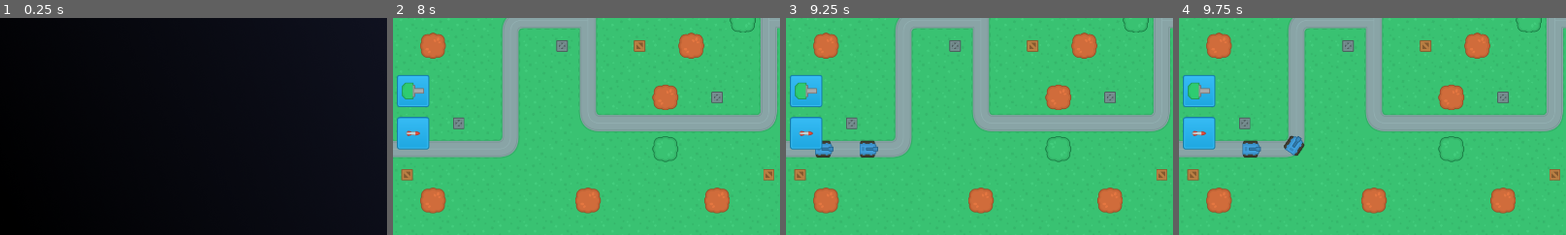
Above: before the commit, frames 1-4 (left to right).
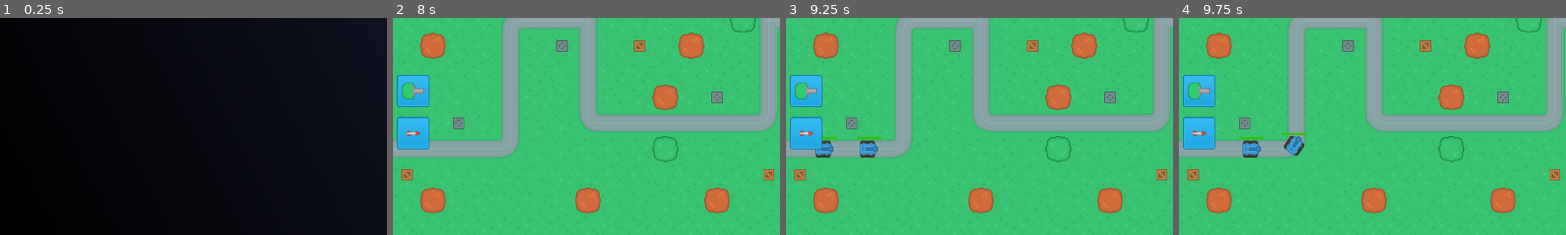
Above: after the commit, the same moments.

Repository: Adrian2422/tower-defence
Game: Godot game, scene res://scene_handler.tscn
The game is run twice, just before and just after one commit, with the same random seed, the same clock (stepped at 60 frames per second) and the same inputs.
Inputs (mouse positions are % of the whole screen's width and height, from its top left):
- Up to frame 1 (0.25 s): no input
- Up to frame 2 (8 s): click "New game" at 0.5 s; click (3, 67) at 1.25 s; click (3, 76) at 2 s; click (97, 95) at 2.75 s; click (3, 67) at 3.5 s; click (3, 76) at 4.25 s; click (97, 95) at 5 s; click (3, 67) at 5.75 s; click (3, 76) at 6.5 s; click (97, 95) at 7.25 s
- Up to frame 3 (9.25 s): click (93, 95) at 8 s; tap Enter (ui_accept) at 8.75, 8.85, 9.02 s; move the mouse to (72, 45) at 8.77 s
- Up to frame 4 (9.75 s): tap Enter (ui_accept) at 9.32, 9.6 s; move the mouse to (30, 55) at 9.52 s
The pictures show only the part of the screen within x 0-50%, y 50-100%; the shares and areas given below are measured in that part.

Frames 1-2 are identical in both runs. In frame 3, 0.1% of the frame differs, in the area x 9-25%, y 54-56%; in frame 4, 0.2%, in the area x 15-34%, y 52-56%.

Commit message:
feat: animations

Diff:
--- a/Scenes/Enemies/blue_tank.gd
+++ b/Scenes/Enemies/blue_tank.gd
@@ -1,7 +1,17 @@
 extends PathFollow2D
 
 
+var hp = 50
 var speed = 150
+
+@onready var health_bar = $Healthbar
+@onready var impact_area = $Impact
+var projectile_impact = preload("res://Scenes/SupportScenes/projectile_impact.tscn")
+
+func _ready():
+	health_bar.max_value = hp
+	health_bar.value = hp
+	health_bar.set_as_top_level(true)
 
 
 func _physics_process(delta):
@@ -10,3 +20,29 @@
 
 func move(delta):
 	set_progress(get_progress() + speed * delta)
+	health_bar.position = position - Vector2(30, 30)
+
+
+func on_hit(damage):
+	impact()
+	hp -= damage
+	health_bar.value = hp
+	if hp <= 0:
+		on_destroy()
+
+
+func impact():
+	randomize()
+	var x_pos = randi() % 31
+	randomize()
+	var y_pos = randi() % 31
+	var impact_location = Vector2(x_pos, y_pos)
+	var new_impact = projectile_impact.instantiate()
+	new_impact.position = impact_location
+	impact_area.add_child(new_impact)
+
+
+func on_destroy():
+	$CharacterBody2D.queue_free()
+	await get_tree().create_timer(0.2).timeout
+	self.queue_free()
--- a/Scenes/Enemies/blue_tank.tscn
+++ b/Scenes/Enemies/blue_tank.tscn
@@ -1,7 +1,8 @@
-[gd_scene load_steps=4 format=3 uid="uid://q285544rbkrf"]
+[gd_scene load_steps=5 format=3 uid="uid://q285544rbkrf"]
 
 [ext_resource type="Script" path="res://Scenes/Enemies/blue_tank.gd" id="1_nh8f5"]
 [ext_resource type="Texture2D" uid="uid://cdywmqp2k4suh" path="res://Assets/Enemies/tank_blue.png" id="1_qiuob"]
+[ext_resource type="Texture2D" uid="uid://2ykg55u5kghi" path="res://Assets/UI/HPbar.jpg" id="3_qefwe"]
 
 [sub_resource type="RectangleShape2D" id="RectangleShape2D_ddi8j"]
 size = Vector2(47, 42)
@@ -12,9 +13,25 @@
 
 [node name="CharacterBody2D" type="CharacterBody2D" parent="."]
 
-[node name="Sprite2D" type="Sprite2D" parent="CharacterBody2D"]
+[node name="CollisionShape2D" type="CollisionShape2D" parent="CharacterBody2D"]
+visible = false
+position = Vector2(0.5, 0)
+shape = SubResource("RectangleShape2D_ddi8j")
+
+[node name="Sprite2D" type="Sprite2D" parent="."]
 texture = ExtResource("1_qiuob")
 
-[node name="CollisionShape2D" type="CollisionShape2D" parent="CharacterBody2D"]
-position = Vector2(0.5, 0)
-shape = SubResource("RectangleShape2D_ddi8j")
+[node name="Healthbar" type="TextureProgressBar" parent="."]
+offset_left = -30.0
+offset_top = -30.0
+offset_right = 30.0
+offset_bottom = -24.0
+value = 50.0
+nine_patch_stretch = true
+texture_under = ExtResource("3_qefwe")
+texture_progress = ExtResource("3_qefwe")
+tint_under = Color(0.169245, 0.169245, 0.169245, 1)
+tint_progress = Color(0.19088, 0.751439, 0, 1)
+
+[node name="Impact" type="Marker2D" parent="."]
+position = Vector2(-15, -15)
--- a/Scenes/MainScenes/game_scene.gd
+++ b/Scenes/MainScenes/game_scene.gd
@@ -83,6 +83,7 @@
 		new_tower.position = build_location
 		new_tower.built = true
 		new_tower.type = build_type
+		new_tower.category = GameData.tower_data[build_type]["category"]
 		map_node.get_node("Turrets").add_child(new_tower, true)
 		map_node.get_node("TowerExclusion").set_cell(0, build_tile, 5, Vector2i(1, -0))
 #endregion
--- a/Scenes/Maps/map_1.tscn
+++ b/Scenes/Maps/map_1.tscn
@@ -21,8 +21,8 @@
 format = 2
 layer_0/tile_data = PackedInt32Array(917502, 131072, 0, 917503, 131072, 0, 851968, 131072, 0, 851969, 131072, 0, 851970 …(2177 unchanged characters)…
 
-[node name="Turrets" type="Node2D" parent="."]
-
 [node name="Path" type="Path2D" parent="."]
 curve = SubResource("Curve2D_xbq5r")
 metadata/_edit_group_ = true
+
+[node name="Turrets" type="Node2D" parent="."]
--- /dev/null
+++ b/Scenes/SupportScenes/projectile_impact.gd
@@ -0,0 +1,9 @@
+extends AnimatedSprite2D
+
+
+func _ready():
+	play("Impact")
+
+
+func _on_animation_finished():
+	queue_free()
--- /dev/null
+++ b/Scenes/SupportScenes/projectile_impact.tscn
@@ -0,0 +1,42 @@
+[gd_scene load_steps=8 format=3 uid="uid://ch4vrtv41wf6b"]
+
+[ext_resource type="Texture2D" uid="uid://ea3nyuxj3wch" path="res://Assets/UI/Effects/explosion1.png" id="1_c68y5"]
+[ext_resource type="Texture2D" uid="uid://diymsxdqmfqfc" path="res://Assets/UI/Effects/explosion2.png" id="2_fgsok"]
+[ext_resource type="Texture2D" uid="uid://ck2of2slxdc6u" path="res://Assets/UI/Effects/explosion3.png" id="3_ed82b"]
+[ext_resource type="Texture2D" uid="uid://c158imncrt2n4" path="res://Assets/UI/Effects/explosion4.png" id="4_qb4or"]
+[ext_resource type="Texture2D" uid="uid://qdvhudi4wnxo" path="res://Assets/UI/Effects/explosion5.png" id="5_4p45n"]
+[ext_resource type="Script" path="res://Scenes/SupportScenes/projectile_impact.gd" id="6_dphi6"]
+
+[sub_resource type="SpriteFrames" id="SpriteFrames_ya8jn"]
+animations = [{
+"frames": [{
+"duration": 1.0,
+"texture": ExtResource("1_c68y5")
+}, {
+"duration": 1.0,
+"texture": ExtResource("2_fgsok")
+}, {
+"duration": 1.0,
+"texture": ExtResource("3_ed82b")
+}, {
+"duration": 1.0,
+"texture": ExtResource("4_qb4or")
+}, {
+"duration": 1.0,
+"texture": ExtResource("5_4p45n")
+}],
+"loop": false,
+"name": &"Impact",
+"speed": 5.0
+}]
+
+[node name="ProjectileImpact" type="AnimatedSprite2D"]
+scale = Vector2(0.2, 0.2)
+sprite_frames = SubResource("SpriteFrames_ya8jn")
+animation = &"Impact"
+frame = 4
+frame_progress = 1.0
+speed_scale = 4.0
+script = ExtResource("6_dphi6")
+
+[connection signal="animation_finished" from="." to="." method="_on_animation_finished"]
--- a/Scenes/Turrets/GunT1.tscn
+++ b/Scenes/Turrets/GunT1.tscn
@@ -1,11 +1,34 @@
-[gd_scene load_steps=5 format=3 uid="uid://b50xhlf03cebc"]
+[gd_scene load_steps=8 format=3 uid="uid://b50xhlf03cebc"]
 
 [ext_resource type="Script" path="res://Scenes/Turrets/GunT1.gd" id="1_hbq8q"]
 [ext_resource type="Texture2D" uid="uid://uu733d653n6n" path="res://Assets/UI/Towers/towerDefense_tile180.png" id="1_iweyn"]
 [ext_resource type="Texture2D" uid="uid://6ij4cqehdv6c" path="res://Assets/UI/Towers/towerDefense_tile249.png" id="2_5ytjp"]
+[ext_resource type="Texture2D" uid="uid://bvu6nva6ijk1d" path="res://Assets/UI/Effects/towerDefense_tile297.png" id="4_ok2dg"]
 
 [sub_resource type="CircleShape2D" id="CircleShape2D_xs0e1"]
 radius = 20.0
+
+[sub_resource type="Animation" id="Animation_hanc4"]
+resource_name = "Fire"
+length = 0.15
+step = 0.05
+tracks/0/type = "value"
+tracks/0/imported = false
+tracks/0/enabled = true
+tracks/0/path = NodePath("Turret/Muzzle/MuzzleFlash:visible")
+tracks/0/interp = 1
+tracks/0/loop_wrap = true
+tracks/0/keys = {
+"times": PackedFloat32Array(0, 0.05),
+"transitions": PackedFloat32Array(1, 1),
+"update": 1,
+"values": [true, false]
+}
+
+[sub_resource type="AnimationLibrary" id="AnimationLibrary_tf88d"]
+_data = {
+"Fire": SubResource("Animation_hanc4")
+}
 
 [node name="GunT1" type="Node2D"]
 script = ExtResource("1_hbq8q")
@@ -20,10 +43,23 @@
 [node name="Muzzle" type="Marker2D" parent="Turret"]
 position = Vector2(42, 0)
 
+[node name="MuzzleFlash" type="Sprite2D" parent="Turret/Muzzle"]
+visible = false
+position = Vector2(10, 0)
+rotation = 1.5708
+scale = Vector2(0.7, 0.7)
+texture = ExtResource("4_ok2dg")
+
 [node name="Range" type="Area2D" parent="."]
+visible = false
 
 [node name="CollisionShape2D" type="CollisionShape2D" parent="Range"]
 shape = SubResource("CircleShape2D_xs0e1")
 
+[node name="AnimationPlayer" type="AnimationPlayer" parent="."]
+libraries = {
+"": SubResource("AnimationLibrary_tf88d")
+}
+
 [connection signal="body_entered" from="Range" to="." method="_on_range_body_entered"]
 [connection signal="body_exited" from="Range" to="." method="_on_range_body_exited"]
--- a/Scenes/Turrets/Turrets.gd
+++ b/Scenes/Turrets/Turrets.gd
@@ -1,22 +1,27 @@
 extends Node2D
 
 var type: String
+var category: String
 var is_rotation_locked: bool = false
 var enemy_array: Array[PathFollow2D] = []
-var built = false
-var enemy
+var built: bool = false
+var enemy: PathFollow2D
+var is_ready: bool = true
 
 
 func _ready():
 	if built:
-		self.get_node("Range/CollisionShape2D").get_shape().radius = 0.5 * GameData.tower_data[type]["range"]
+		$Range/CollisionShape2D.get_shape().radius = 0.5 * GameData.tower_data[type]["range"]
 
 
 # Called every physics frame. Used for heavy calculations e.g. physics. 'delta' is the elapsed time since the previous frame.
 func _physics_process(_delta):
 	if enemy_array.size() != 0 and built:
 		select_enemy()
-		turn()
+		if not $AnimationPlayer.is_playing():
+			turn()
+		if is_ready:
+			fire()
 	else:
 		enemy = null
 
@@ -25,7 +30,7 @@
 	if is_rotation_locked:
 		pass
 	else :
-		get_node("Turret").look_at(enemy.position)
+		$Turret.look_at(enemy.position)
 
 
 func select_enemy():
@@ -34,13 +39,32 @@
 		enemy_progress_array.append(i.progress)
 
 	var max_offset = enemy_progress_array.max()
-	var enemy_index = enemy_progress_array.find(max_offset)
+	var enemy_index: int = enemy_progress_array.find(max_offset)
 	enemy = enemy_array[enemy_index]
+
+
+func fire():
+	is_ready = false
+	if category == "projectile":
+		fire_gun()
+	elif category == "missile":
+		fire_missile()
+
+	enemy.on_hit(GameData.tower_data[type]["damage"])
+	await get_tree().create_timer(GameData.tower_data[type]["rof"]).timeout
+	is_ready = true
+
+
+func fire_gun():
+	$AnimationPlayer.play("Fire")
+
+
+func fire_missile():
+	pass
 
 
 func _on_range_body_entered(body):
 	enemy_array.append(body.get_parent())
-	print(enemy_array)
 
 
 func _on_range_body_exited(body):
--- a/Singletons/game_data.gd
+++ b/Singletons/game_data.gd
@@ -5,11 +5,13 @@
 	"GunT1": {
 		"damage": 20,
 		"rof": 1,
-		"range": 350
+		"range": 350,
+		"category": "projectile"
 	},
 	"MissileT1": {
 		"damage": 100,
 		"rof": 3,
-		"range": 550
+		"range": 550,
+		"category": "missile"
 	}
 }
Binary file added: Assets/UI/Effects/explosion1.png
Not shown, added: Assets/UI/Effects/explosion1.png.import
Binary file added: Assets/UI/Effects/explosion2.png
Not shown, added: Assets/UI/Effects/explosion2.png.import
Binary file added: Assets/UI/Effects/explosion3.png
Not shown, added: Assets/UI/Effects/explosion3.png.import
Binary file added: Assets/UI/Effects/explosion4.png
Not shown, added: Assets/UI/Effects/explosion4.png.import
Binary file added: Assets/UI/Effects/explosion5.png
Not shown, added: Assets/UI/Effects/explosion5.png.import
Binary file added: Assets/UI/Effects/towerDefense_tile297.png
Not shown, added: Assets/UI/Effects/towerDefense_tile297.png.import
(and 2 more such lines)
